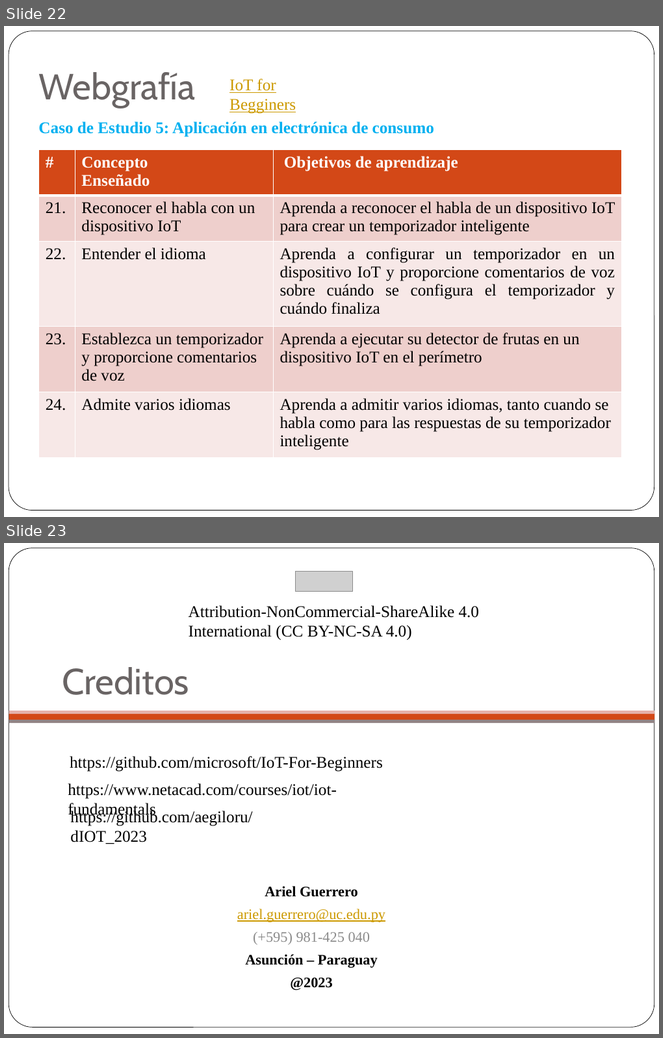
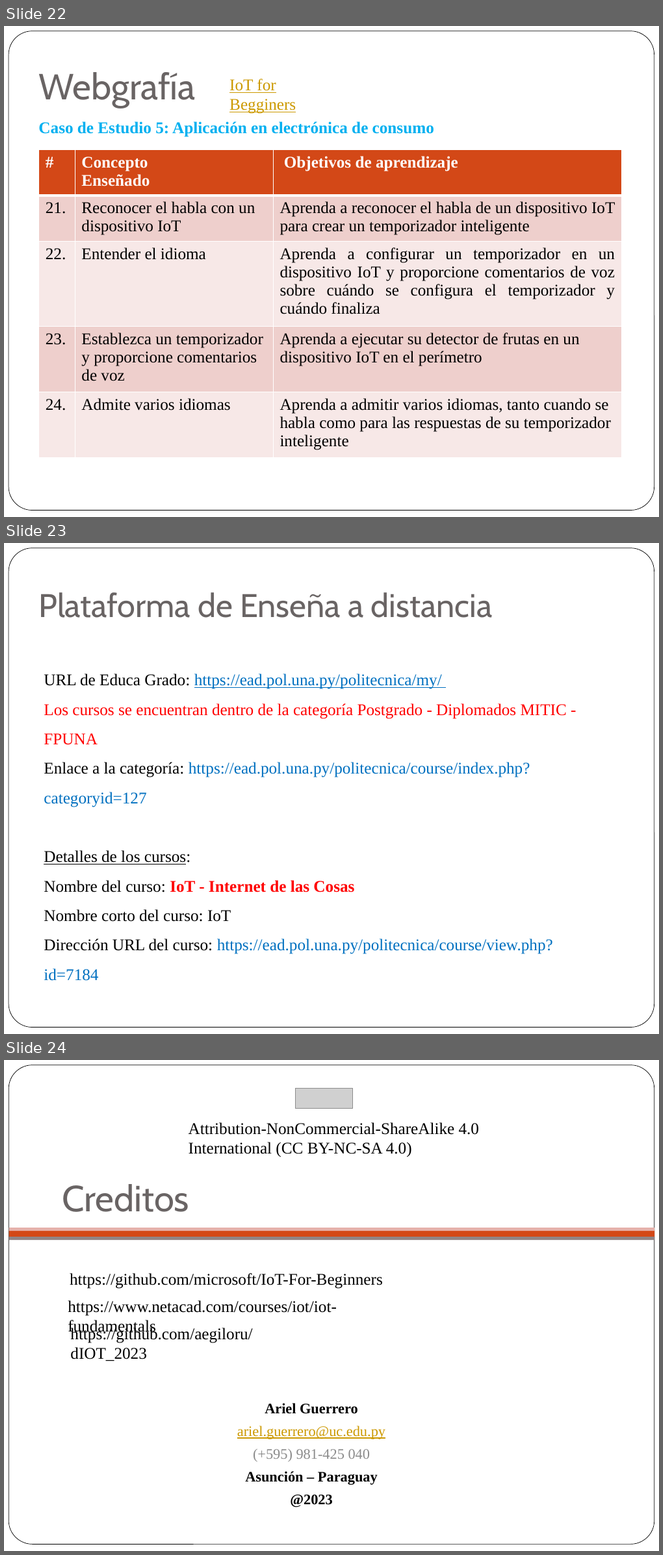
Before and after one commit to aegiloru/dIOT_2023, a slide deck: L00/00-Presentacion dIOT-2023.pptx. Shown one above the other, each under a label of ours: slides 22 and 23 before the commit, slides 22, 23 and 24 after it. The pictures are 663x1038 and 663x1555 pixels, drawn with LibreOffice and Linux fonts; fonts in the diff are those of the drawing; grey boxes stand for pictures; background and template pictures are left out. Boxes give left, top, right and bottom in pixels: in the first picture for what was removed or moved away, otherwise in the second. Text is boxed around its words. In the diff, an @@ line names an element or a change of style, - is before the commit and + after.

Commit message:
Add files via upload
actualizacion del recurso de plataforma de EAD

```diff
--- a/L00/00-Presentacion dIOT-2023.pptx
+++ b/L00/00-Presentacion dIOT-2023.pptx
@@ slide 23 added at (4,543,659,1034), background #FFFFFF; not listed: 1 template element that a slide beside it also shows @@
@@ title added at (39,592,493,618), 36 pt, text #696464 @@
+Plataforma de Enseña a distancia
@@ text added at (44,674,567,954), 18 pt, text #0070C0 @@
+URL de Educa Grado: https://ead.pol.una.py/politecnica/my/
+Los cursos se encuentran dentro de la categoría Postgrado - Diplomados MITIC - FPUNA
+Enlace a la categoría: https://ead.pol.una.py/politecnica/course/index.php?categoryid=127
+Detalles de los cursos:
+Nombre del curso: IoT - Internet de las Cosas
+Nombre corto del curso: IoT
+Dirección URL del curso: https://ead.pol.una.py/politecnica/course/view.php?id=7184
@@ what was slide 23 is now slide 24 @@
```
